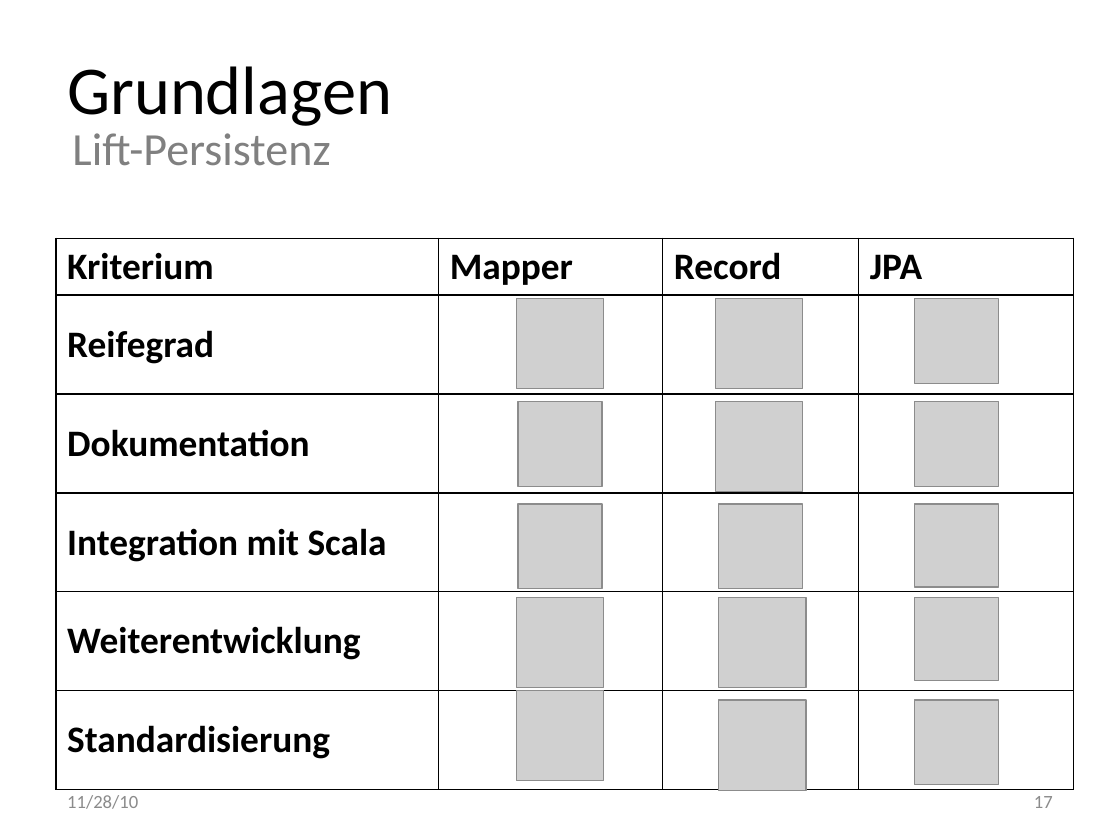
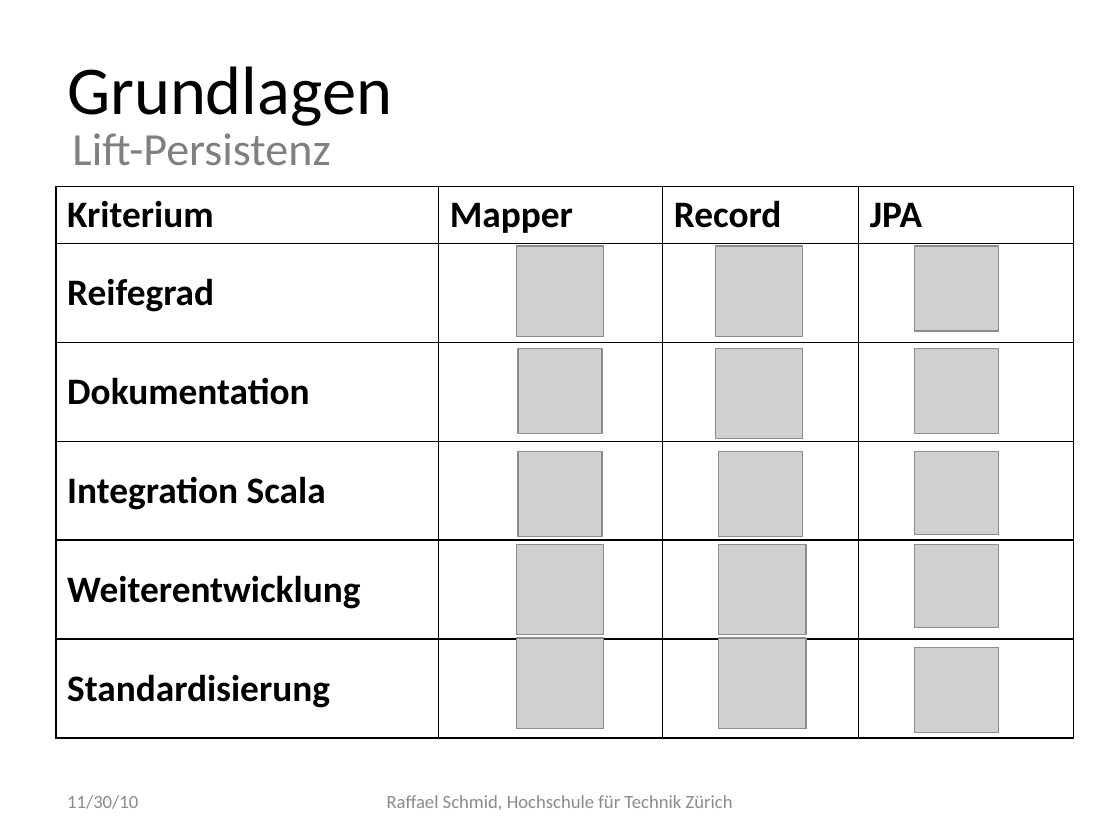
Before and after one commit to raffaelschmid/plannr, a slide deck: slide 22 of documentation/presentation.pptx (slide 17 before the commit). Drawn at 1120x840 pixels with LibreOffice and Linux fonts; fonts in the diff are those of the drawing; grey boxes stand for pictures. Boxes give left, top, right and bottom in pixels: in the first picture for what was removed or moved away, otherwise in the second. Text is boxed around its words. In the diff, an @@ line names an element or a change of style, - is before the commit and + after.

```diff
--- a/documentation/presentation.pptx
+++ b/documentation/presentation.pptx
@@ table at [56, 187, 1074, 738] @@
-row 4, column 1: Integration mit Scala
+row 4, column 1: Integration Scala
@@ table: place and size @@
-table at [56, 239, 1074, 790]
+table at [56, 187, 1074, 738]
@@ 14 pictures: place and size @@
-14 pictures at [516, 299, 999, 785]
+14 pictures at [516, 246, 999, 732]
@@ picture added at [719, 638, 806, 729] @@
@@ picture removed at [719, 700, 806, 791] @@
@@ text at [67, 795, 138, 809]: text changed @@
-11/28/10
+11/30/10
@@ text added at [387, 795, 733, 810], 12 pt, text #8C8C8C @@
+Raffael Schmid, Hochschule für Technik Zürich
@@ page number removed at [1034, 796, 1053, 808] @@
-17
```
Also in this commit, not shown: 17 other slides changed, 12 slides added, 5 slides removed, 8 other files.
